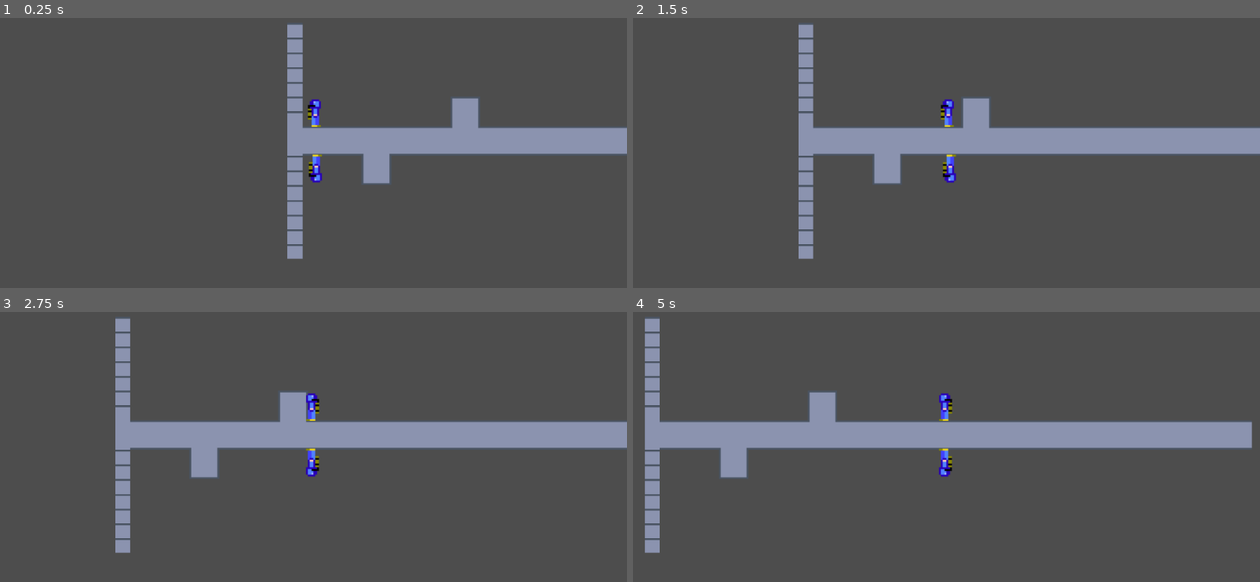
Above: before the commit, frames 1-4 (two rows, left to right).
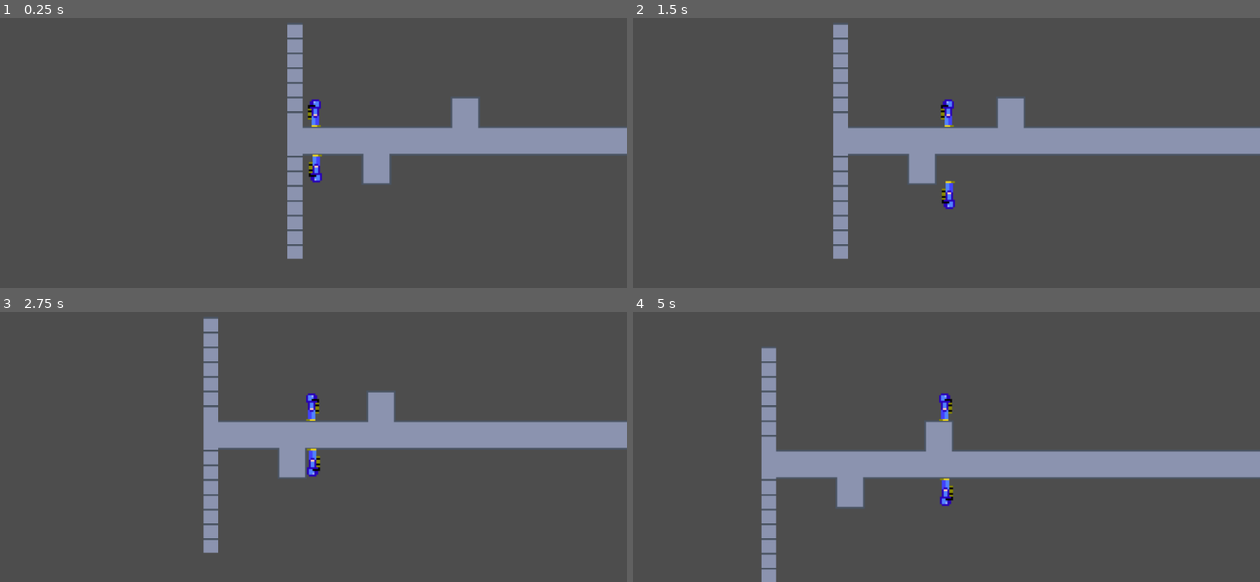
Above: after the commit, the same moments.

Repository: raysilent7/parallel-move
Game: Godot game, scene res://objects/levels/level0.tscn
Two runs of this game, one before a commit and one after it. Both use one fixed random seed, a clock stepped at 60 frames per second and the inputs below.
Inputs:
- Up to frame 1 (0.25 s): no input
- Up to frame 2 (1.5 s): tap Enter at 0.5 s; hold D (right) from 0.53 s (still down); tap Space (jump) at 0.77 s
- Up to frame 3 (2.75 s): tap Space (jump) at 1.52 s; release D (right) at 2.03 s; hold A (left) from 2.03 s (still down)
- Up to frame 4 (5 s): release A (left) at 2.78 s; hold D (right) 2.78-4.28 s; tap Space (jump) at 3.02, 3.77, 4.52 s; hold A (left) from 4.28 s (still down)

The runs differ from the first frame. In frame 2, 6.3% of the frame differs, in the area x 26-63%, y 2-90%; in frame 3, 6.4%; in frame 4, 22%, in the area x 1-100%, y 2-100%.

Commit message:
corrigindo pequeno erro na movimentaçao
corrigindo pequeno na movimentaçao por conta de chamada duplicada da funçao move_and_slide()

Diff:
--- a/scripts/player.gd
+++ b/scripts/player.gd
@@ -4,7 +4,7 @@
 @export var inverted: bool = false
 
 var baseGravity: int = 300
-var baseJumpForce: int = -210
+var baseJumpForce: int = -270
 var canJump: bool = true
 var locked: bool = false
 
@@ -14,7 +14,6 @@
 func _physics_process(_delta: float) -> void:
 	applyGravity()
 	jump()
-	move_and_slide()
 	resolveAnimation()
 
 func invertValues() -> void:
--- a/scripts/playerController.gd
+++ b/scripts/playerController.gd
@@ -3,7 +3,7 @@
 @onready var p1 = $playerBody
 @onready var p2 = $playerBody2
 
-var baseSpeed = 70
+var baseSpeed = 100
 
 func _physics_process(_delta):
 	var inputDir = Input.get_axis("left", "right")
